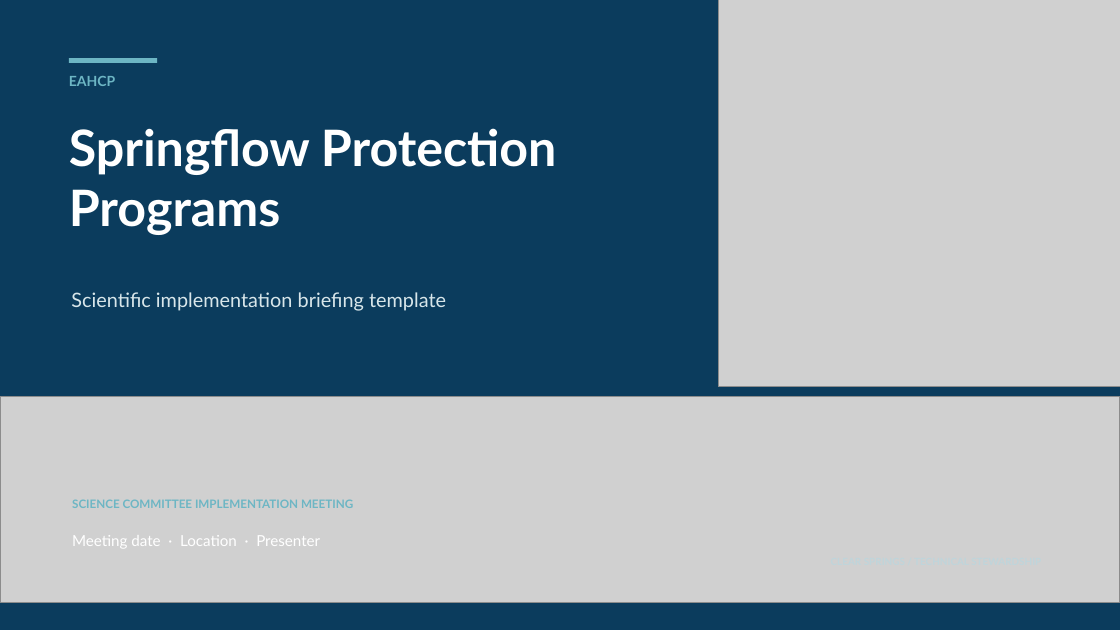
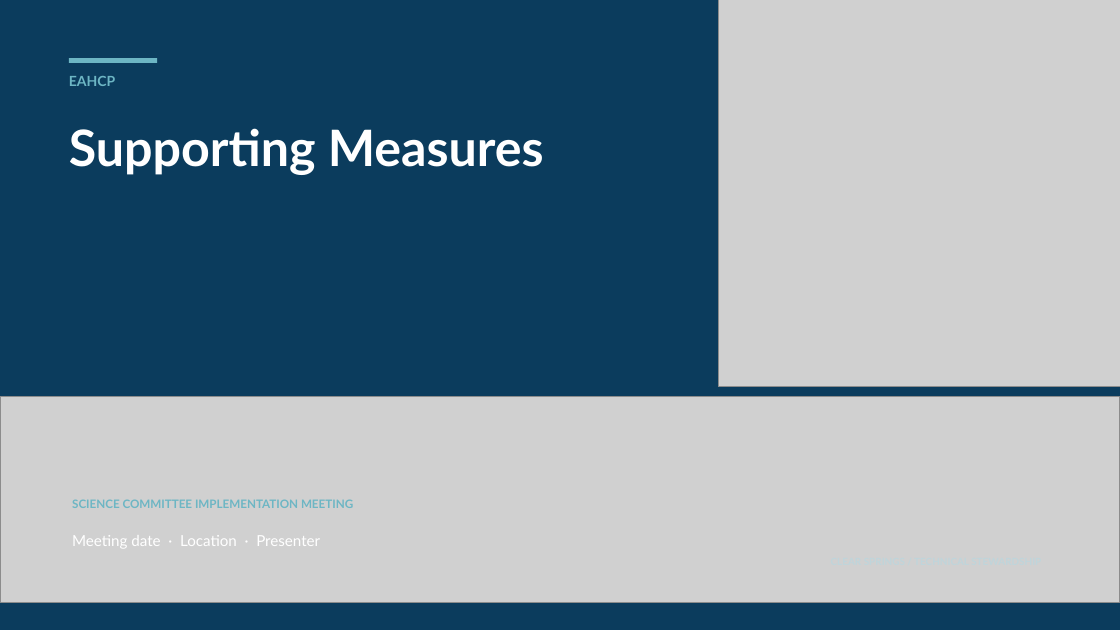
Before and after one commit to cfurl/EAHCP-Fall-2026-Sci-Comm, a slide deck: slide 1 of Supporting_Measures/Supporting Measures.pptx. Drawn at 1120x630 pixels with LibreOffice and Linux fonts; fonts in the diff are those of the drawing; grey boxes stand for pictures. Boxes give left, top, right and bottom in pixels: in the first picture for what was removed or moved away, otherwise in the second. Text is boxed around its words. In the diff, an @@ line names an element or a change of style, - is before the commit and + after.

```diff
--- a/Supporting_Measures/Supporting Measures.pptx
+++ b/Supporting_Measures/Supporting Measures.pptx
@@ text at [69,128,544,175]: text changed @@
-Springflow Protection
-Programs
+Supporting Measures
@@ text removed at [71,292,446,311] @@
-Scientific implementation briefing template
```
Also in this commit, not shown: 11 other files.
